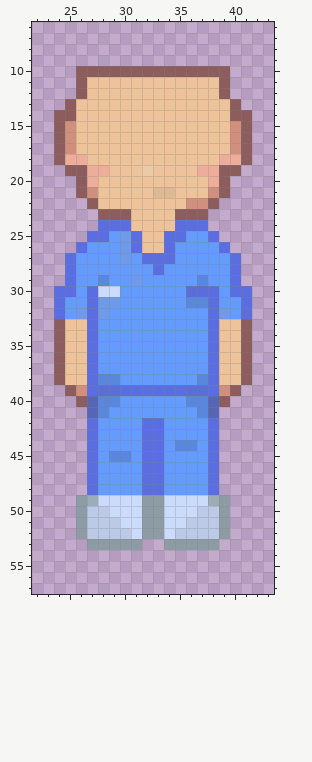
Pixel-art file: Art/PixelArt/Characters/Aseprite files/Enfermeiros/BASE ENFERMEIRO.aseprite. Above is the file before it was changed.
64x64 pixels, 1 frame. Shown: x 22..43, y 6..57. The old version is drawn lined up with the new one.
New version:
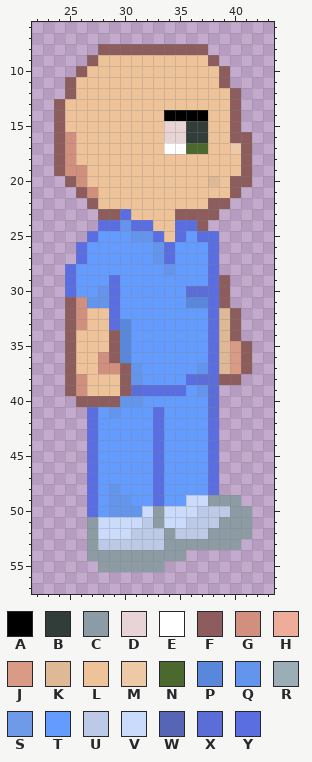
Palette (. is transparent): A #000000  B #323c39  C #8d9ca4  D #e8d4d4  E #ffffff  F #8d5c5c  G #d18f7d  H #eeac9a  J #d99b85  K #dfb995  L #eec39a  M #edc9a6  N #4b692f  P #5887db  Q #6495ed  R #9badb7  S #6e9ae8  T #639bff  U #bccae8  V #cbdbfc  W #5765b6  X #5b6dd6  Y #5b6ee1
The edit:
whole drawing moved by +1,-2 (the old picture is shown already moved)
Changed rows in their new state; - is an unchanged pixel.
first column x 24:
 8 ----FFFFFFFFFF----
 9 ---FLLLLLLLLLLF---
10 ---LLLLLLLLLLLL---
11 -FL---------------
12 -FL------------LF-
13 FL----------------
14 -L--------AAAA---.
15 -L--------DDBB--F.
16 ----------DDBB--F-
17 ----------EENN--M-
18 -GL------------LL-
19 FGGLL---L----LLLLF
20 -FGL----------KLFF
21 ---------LL---LLF-
22 ------------LL-F--
23 ------Y-------F---
24 ------QYY----F----
25 ----T-TQQYL--Y----
26 ------TTTQ----Y.--
27 -.Y---T-TQ----Y..-
28 ---------TQ---Y..-
29 ----TY-T-----TYF.-
30 .--TQY---------F..
31 .FGQQY---------F..
32 .FGLLY---------KF.
33 .FGLLYP--------KF.
34 .F-LLFP--------KF.
35 .F-LLFP--------KJ-
36 .F-LGFP--------KJ-
37 .F-LGGFQ-----Q-KJ-
38 .FGLLLFQ----YXXFF.
39 ---LLLFX----TQX..-
40 ---FFFQQ----TTX.--
41 ---YTQ---Y---TX---
42 --------T---------
43 --------T---------
44 --------T--TT-----
45 -----TT-T---------
46 --------T---------
47 --------T---------
48 -----Q--T---------
49 --.YTQQTTYTT--C-C-
50 --.YTQQQV------UCC
51 --.CVV--U-------CC
52 --.CVVVUUUC---C-CC
53 ----UUUUUU-----CC-
54 ---CCCCCCCCC------
55 ----CCCCCC--------
Changed places in both pictures, as pixel boxes (x1, y1, x2, y2):
changed: (54, 44, 252, 572)
